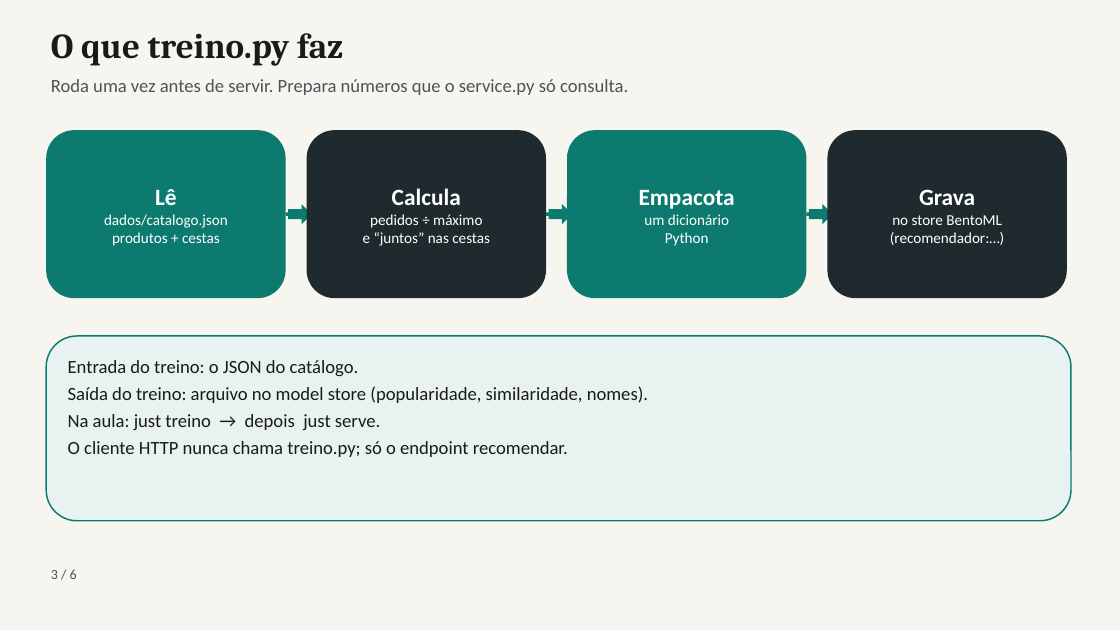
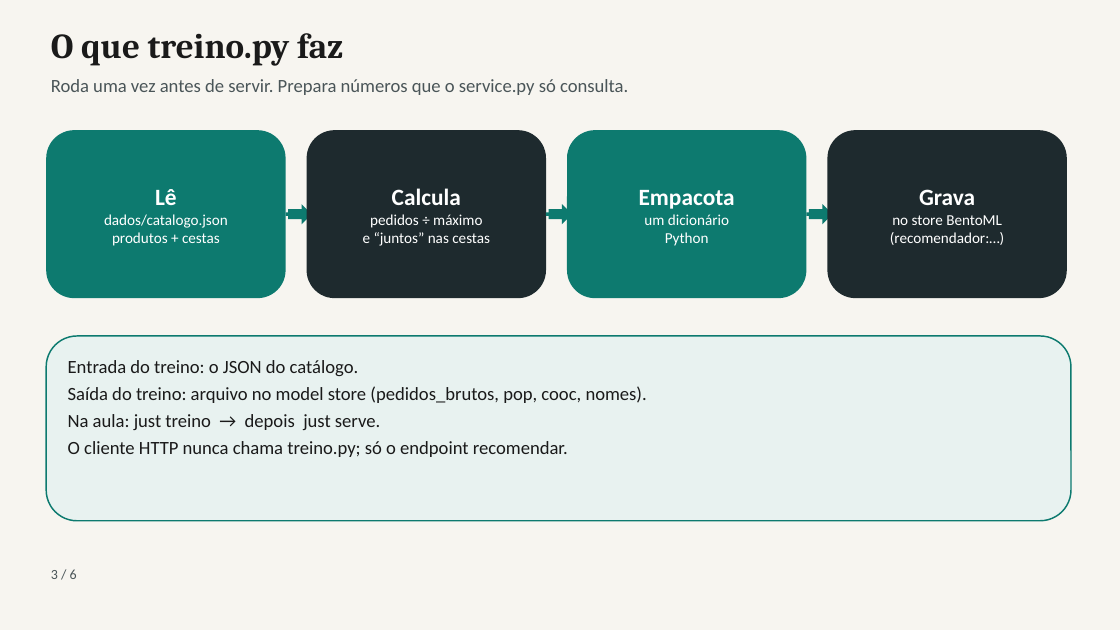
Before and after one commit to lgallindo/recomendador-bentoml, a slide deck: slide 3 of slides/recomendador-bentoml.pptx. Drawn at 1120x630 pixels with LibreOffice and Linux fonts; fonts in the diff are those of the drawing. Boxes give left, top, right and bottom in pixels: in the first picture for what was removed or moved away, otherwise in the second. Text is boxed around its words. In the diff, an @@ line names an element or a change of style, - is before the commit and + after.

```diff
--- a/slides/recomendador-bentoml.pptx
+++ b/slides/recomendador-bentoml.pptx
@@ text at [68, 386, 647, 403]: text changed @@
-Saída do treino: arquivo no model store (popularidade, similaridade, nomes).
+Saída do treino: arquivo no model store (pedidos_brutos, pop, cooc, nomes).
```
Also in this commit, not shown: 1 other slide changed, 6 other files.
